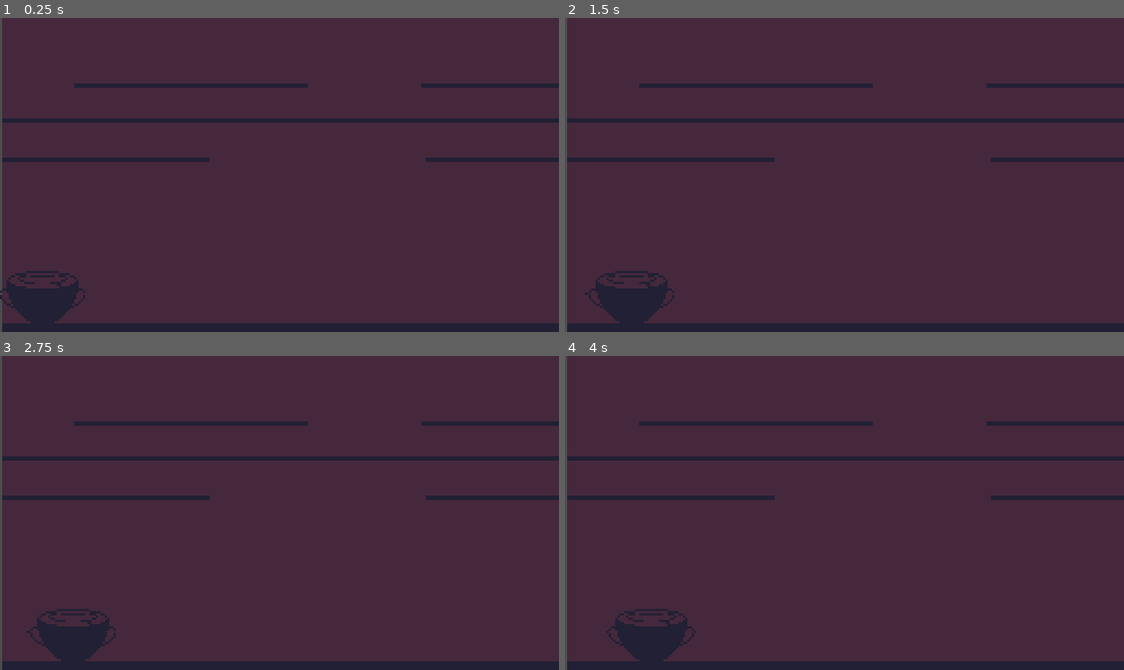
Above: before the commit, frames 1-4 (two rows, left to right).
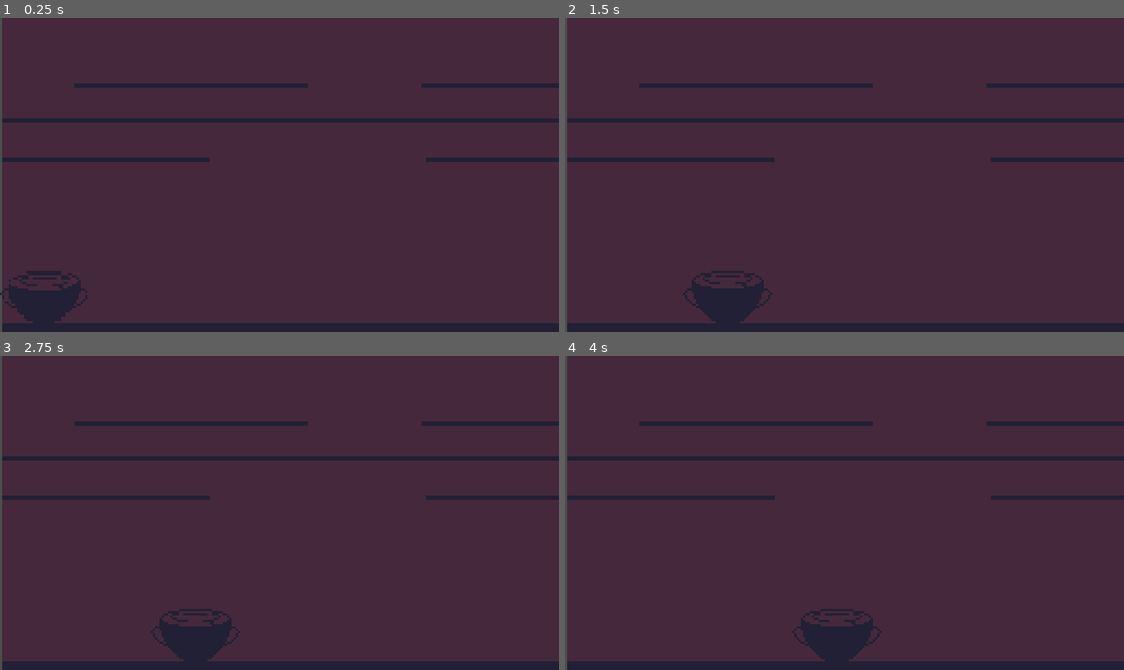
Above: after the commit, the same moments.

Repository: Bazooh/BlackCatJam
Game: Godot game, scene res://level/level.tscn
Two runs of this game, one before a commit and one after it. Both use one fixed random seed, a clock stepped at 60 frames per second and the inputs below.
Inputs:
- Up to frame 1 (0.25 s): no input
- Up to frame 2 (1.5 s): tap Enter at 0.5 s; hold Right (right) 0.53-1.28 s; hold A (left) from 1.28 s (still down)
- Up to frame 3 (2.75 s): release A (left) at 2.03 s; hold Right (right) from 2.03 s (still down)
- Up to frame 4 (4 s): release Right (right) at 3.53 s; hold A (left) from 3.53 s (still down)

The runs differ from the first frame. In frame 1, 0.5% of the frame differs, in the area x 0-16%, y 80-98%; in frame 2, 2.8%, in the area x 3-38%, y 80-98%; in frame 3, 2.8%; in frame 4, 2.8%.

Commit message:
Move cauldron

Diff:
--- a/entities/witch.gd
+++ b/entities/witch.gd
@@ -1,12 +1,19 @@
 class_name Witch extends Area2D
 
-var speed : float = 20
+@export var speed : float = 100
+
+const size : float = 30
+const edge_x : float = 256
+
+var min_x : float
+var max_x : float
 
 func _ready():
-	pass # Replace with function body.
+	min_x = size / 2
+	max_x = edge_x - size / 2
 
 
-# Called every frame. 'delta' is the elapsed time since the previous frame.
 func _process(delta):
 	var input : int = (int(Input.is_action_pressed("right")) - int(Input.is_action_pressed("left")))
 	position.x += speed * delta * input
+	position.x = clamp(position.x, min_x, max_x)
--- a/entities/witch.tscn
+++ b/entities/witch.tscn
@@ -7,7 +7,7 @@
 size = Vector2(32, 9)
 
 [node name="Witch" type="Area2D"]
-position = Vector2(19, 129)
+position = Vector2(20, 129)
 script = ExtResource("1_83sfl")
 
 [node name="Sprite2D" type="Sprite2D" parent="."]
--- a/project.godot
+++ b/project.godot
@@ -19,9 +19,8 @@
 
 window/size/viewport_width=256
 window/size/viewport_height=144
-window/size/resizable=false
-window/size/window_width_override=1024
-window/size/window_height_override=576
+window/size/window_width_override=2048
+window/size/window_height_override=1152
 window/stretch/mode="viewport"
 
 [input]
